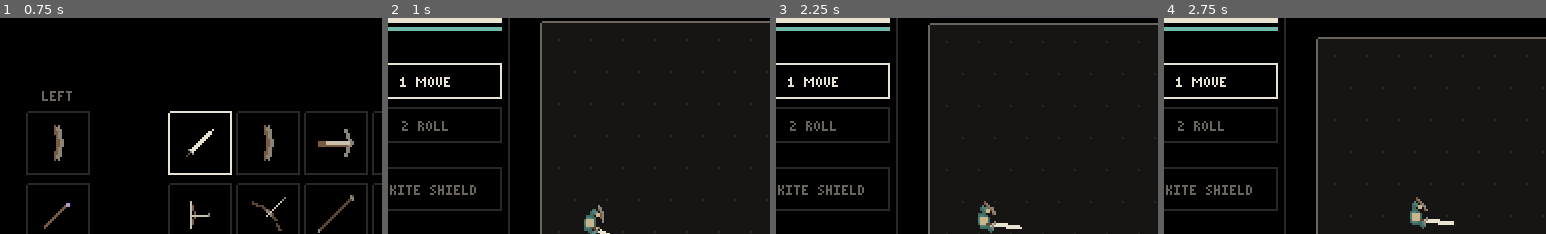
Above: before the commit, frames 1-4 (left to right).
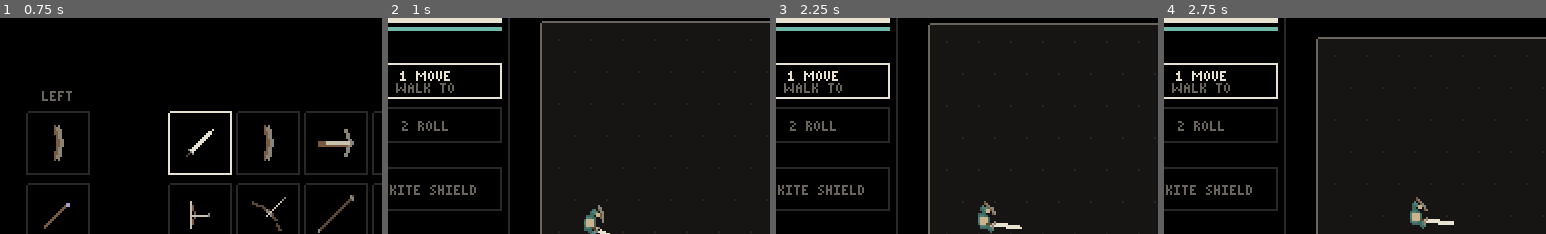
Above: after the commit, the same moments.

Repository: Martin-Hourigan/Pack-hero
Game: Godot game, scene res://scenes/duel.tscn
The game is run twice, just before and just after one commit, with the same random seed, the same clock (stepped at 60 frames per second) and the same inputs.
Inputs (mouse positions are % of the whole screen's width and height, from its top left):
- Up to frame 1 (0.75 s): tap Enter at 0.5 s; move the mouse to (72, 45) at 0.52 s; hold Right from 0.53 s (still down); tap 1 at 0.6 s; click (72, 45) at 0.67 s
- Up to frame 2 (1 s): keep holding Right; tap Space at 0.77 s
- Up to frame 3 (2.25 s): release Right at 1.25 s; tap Space at 1.25 s; drag from (30, 55) to (45, 70) at 1.27 s; tap Enter at 2 s; move the mouse to (60, 28) at 2.02 s; hold Right from 2.03 s (still down); tap 3 at 2.1 s; click (60, 28) at 2.17 s
- Up to frame 4 (2.75 s): keep holding Right
The pictures show only the part of the screen within x 6-56%, y 3-53%; the shares and areas given below are measured in that part.

Frame 1 is identical in both runs. In frame 2, 0.6% of the frame differs, in the area x 2-18%, y 24-35%; in frame 3, 0.6%; in frame 4, 0.6%.

Commit message:
MOVE's ways of walking: WALK TO, HOLD (steer toward the cursor), 1 STEP; tap MOVE again to choose

Diff:
--- a/scripts/duel.gd
+++ b/scripts/duel.gd
@@ -58,6 +58,7 @@
 var numbers: Array = []  # {p, s, life, col}
 var sparks: Array = []  # {p, v, life, max, col}
 var shake_amt := 0.0
+var foe_started := false  # an enemy started an attack in the last step
 var wiggle := {}  # HUD thing -> seconds left (a stamina bar that's too low)
 
 
@@ -467,6 +468,12 @@
 			if last.distance_to(p) > 0.01:
 				steps.append({"ph": "move", "to": p, "face": (p - last).angle()})
 			return _act(k, steps)
+		"steer":
+			# One step's walk straight toward `at` (held down: steering).
+			if at.distance_to(u.pos) < 1.0:
+				return {}
+			var go := minf(float(Acts.HERO["crouch_walk" if u.crouch else "walk"]), at.distance_to(u.pos))
+			return _act("move", [{"ph": "move", "to": u.pos + Vector2.from_angle(aim) * go, "face": aim}])
 		"roll":
 			var r: Dictionary = Acts.HERO["roll"]
 			var steps := []
@@ -546,9 +553,9 @@
 			wiggle["flasks"] = 0.4
 		return false
 	stamina -= cost(k)
-	if not k in ["move", "wait"] and not s.get("keeps guard", false):
+	if not k in ["move", "steer", "wait"] and not s.get("keeps guard", false):
 		guard = false
-	if not k in ["move", "wait"]:
+	if not k in ["move", "steer", "wait"]:
 		hero.crouch = false
 	if casts_left(k) > 0:
 		casts[item_key(h) + ":" + k.split(":")[1]] = casts_left(k) - 1
@@ -757,6 +764,7 @@
 		var back := int(Acts.HERO["guard_back" if guard else "stamina_back"])
 		stamina = mini(stamina + back, int(Acts.HERO["stamina"]))
 	# A walk stops when an enemy starts an attack: you choose again.
+	foe_started = foe_starts
 	if walking and foe_starts and String(hero.cur.get("k", "")) == "move":
 		hero.cur = {}
 	_look()
--- a/scripts/duel_hud.gd
+++ b/scripts/duel_hud.gd
@@ -74,13 +74,16 @@
 			col = Pal.DIM.darkened(0.45)
 		var r: Rect2 = b[0]
 		r.position.x += _wig(d, id)
-		_button(r, b[2], col, picked, main.tool.split(":")[1].to_upper() if hand != "" and picked else "")
+		var under: String = main.tool.split(":")[1].to_upper() if hand != "" and picked else ""
+		if id == "move":
+			under = main.walk_name()
+		_button(r, b[2], col, picked, under)
 	for b in main.menu_buttons():
 		var id: String = b[1]
 		var sp := d.spec(id)
 		var no: bool = d.cost(id) > d.stamina or d.casts_left(id) == 0 \
 			or (sp.get("loaded", false) and not d.is_loaded(main.hand_of(id)))
-		_button(b[0], b[2], Pal.DIM.darkened(0.45) if no else Pal.INK, main.tool == id)
+		_button(b[0], b[2], Pal.DIM.darkened(0.45) if no else Pal.INK, main.tool == id or id == "walk:" + main.walk)
 	for b in main.toggle_buttons():
 		var id: String = b[1]
 		var on: bool = main.toggled(id) or (id == "lock" and main.picking and fmod(main.clock, 0.6) < 0.3)
--- a/scripts/duel_main.gd
+++ b/scripts/duel_main.gd
@@ -71,6 +71,12 @@
 var aimed := false  # touch: a spot has been tapped
 var held := ""  # the button being held down
 var waited_at := 0.0  # clock when a held WAIT last waited
+var walked_at := 0.0  # clock when a held MOVE last stepped
+## MOVE's way of walking (tap MOVE again to choose): "to" (tap a spot:
+## walk there), "hold" (held down: walk straight toward it, a step at a
+## time, until let go), "step" (one step toward where you tap).
+var walk := "to"
+const WALKS := [["to", "WALK TO"], ["hold", "HOLD"], ["step", "1 STEP"]]
 var menu := ""  # the hand whose menu is open ("left", "right")
 var picking := false  # LOCK tapped: tap an enemy to lock on
 var slot := "right0"  # the gear screen's slot being filled
@@ -125,6 +131,8 @@
 			duel.toggle_guard()
 		if flags.has("crouch"):
 			duel.toggle_crouch()
+		if flags.has("menu"):
+			menu = String(flags["menu"])
 		if flags.has("lock"):
 			duel.target = duel.foes[0]
 		picking = flags.has("picking")
@@ -181,6 +189,8 @@
 			_step()
 		elif held == "wait" and duel.result == "" and duel.hero.idle() and clock - waited_at >= HOLD_T:
 			_wait()
+		elif held == "walk" and duel.result == "" and duel.hero.idle() and clock - walked_at >= HOLD_T:
+			_steer()
 	view.queue_redraw()
 	hud.queue_redraw()
 
@@ -218,6 +228,28 @@
 func _step() -> void:
 	duel.step()
 	u = 0.0
+	if held == "walk" and duel.foe_started:
+		held = ""  # an enemy's attack: steering stops until pressed again
+		pressed_at = Vector2.INF
+
+
+## What the tool does: MOVE walking a step at a time is "steer".
+func tool_k() -> String:
+	return "steer" if tool == "move" and walk != "to" else tool
+
+
+## The name of MOVE's way of walking.
+func walk_name() -> String:
+	for w in WALKS:
+		if w[0] == walk:
+			return w[1]
+	return ""
+
+
+## A held MOVE: a step straight toward where it's held.
+func _steer() -> void:
+	walked_at = clock
+	act("steer", aim())
 
 
 func _notification(what: int) -> void:
@@ -245,8 +277,9 @@
 		if ev.pressed:
 			_press(get_global_mouse_position())
 		else:
+			var steered := held == "walk"
 			held = ""
-			if pressed_at != Vector2.INF and not dragged and mode == "duel" and duel != null:
+			if pressed_at != Vector2.INF and not dragged and not steered and mode == "duel" and duel != null:
 				_tap_view(get_global_mouse_position())  # (on the phone a tap is done when let go)
 			pressed_at = Vector2.INF
 	elif ev is InputEventMouseMotion and mode == "duel":
@@ -254,6 +287,9 @@
 			pan -= ev.relative  # PC: the right button drags the view
 		elif pressed_at != Vector2.INF and ev.button_mask & MOUSE_BUTTON_MASK_LEFT:
 			var p := get_global_mouse_position()
+			if held == "walk":
+				hover = p  # steering: the hero walks toward it
+				return
 			if p.distance_to(pressed_at) > DRAG:
 				dragged = true
 			if dragged:
@@ -357,6 +393,11 @@
 func menu_buttons() -> Array:
 	if menu == "":
 		return []
+	if menu == "move":
+		var out := []
+		for i in WALKS.size():
+			out.append([Rect2(VIEW.position.x + 2.0, PLACES["move"].position.y + 18 * i, 80, 16), "walk:" + WALKS[i][0], WALKS[i][1]])
+		return out
 	var at := Rect2()
 	for b in buttons():
 		if b[1] == "hand:" + menu:
@@ -453,6 +494,11 @@
 		var m := _hit(menu_buttons(), p)
 		var was := menu
 		menu = ""
+		if m.begins_with("walk:"):
+			walk = m.trim_prefix("walk:")
+			return
+		if was == "move" and _hit(buttons(), p) == "move":
+			return  # MOVE again: just closed
 		if m != "":
 			if duel.spec(m).has("reload") or duel.spec(m).has("change"):
 				act(m, duel.hero.pos)
@@ -468,7 +514,12 @@
 		return
 	var b := _hit(buttons(), p)
 	if b == "" and VIEW.has_point(p):
-		if touch:
+		if tool == "move" and walk == "hold" and not picking:
+			pressed_at = p  # steering until let go
+			hover = p
+			held = "walk"
+			_steer()
+		elif touch:
 			pressed_at = p  # a tap, or a drag to look around
 			dragged = false
 		else:
@@ -483,6 +534,8 @@
 		_wait()
 	elif b == "flask":
 		act("flask", duel.hero.pos)
+	elif b == "move" and tool == "move":
+		menu = "move"  # MOVE again: how to walk
 	elif b != "":
 		tool = b
 		aimed = false
@@ -499,9 +552,9 @@
 			picking = false
 		return  # (anywhere else: still picking)
 	if not touch or (duel.target != null and duel.auto_aims(tool)):
-		act(tool, to_world(p))
+		act(tool_k(), to_world(p))
 	elif aimed and p.distance_to(hover) <= SAME_TAP:
-		if act(tool, aim()):
+		if act(tool_k(), aim()):
 			aimed = false
 	else:
 		hover = p
@@ -544,6 +597,8 @@
 		elif t.begins_with("hand:"):
 			var h := _hand_key(t.trim_prefix("hand:"))
 			menu = "" if menu == h else h
+		elif t == "move" and tool == "move":
+			menu = "" if menu == "move" else "move"
 		else:
 			tool = t
 			menu = ""
--- a/scripts/duel_view.gd
+++ b/scripts/duel_view.gd
@@ -248,7 +248,7 @@
 		return
 	if main.picking or (main.touch and not main.aimed and not (d.target != null and d.auto_aims(main.tool))):
 		return
-	var a: Dictionary = d.shape(main.tool, main.aim())
+	var a: Dictionary = d.shape(main.tool_k(), main.aim())
 	if a.is_empty():
 		return
 	var sp := d.spec(main.tool)
--- a/tests/duel_checks.gd
+++ b/tests/duel_checks.gd
@@ -607,6 +607,20 @@
 	e.heard = Vector2.INF
 	e.inspect = false
 	e.cur = {}
+	# Steering: a step straight toward where it's held.
+	d.hero.cur = {}
+	d.hero.pos = Vector2(60, 150)
+	d.toggle_crouch()
+	check(d.plan("steer", Vector2(60, 10)) and d.hero.cur["steps"].size() == 1 and d.hero.crouch, "steering: one step, still crouching")
+	d.step()
+	check(d.hero.pos.distance_to(Vector2(60, 148)) < 0.1, "a crouching step toward it", str(d.hero.pos))
+	d.toggle_crouch()
+	d.hero.cur = {}
+	d.hero.pos = Vector2(60, 190)
+	d.plan("steer", Vector2(100, 260))
+	d.step()
+	check(d.hero.pos.x > 60.5 and d.hero.pos.y <= 195.0, "into a wall at a slant: slides along it", str(d.hero.pos))
+	d.hero.cur = {}
 	# Turning.
 	e.pos = Vector2(250, 100)
 	e.ang = 0.0
Not shown, changed: PLAN.md
